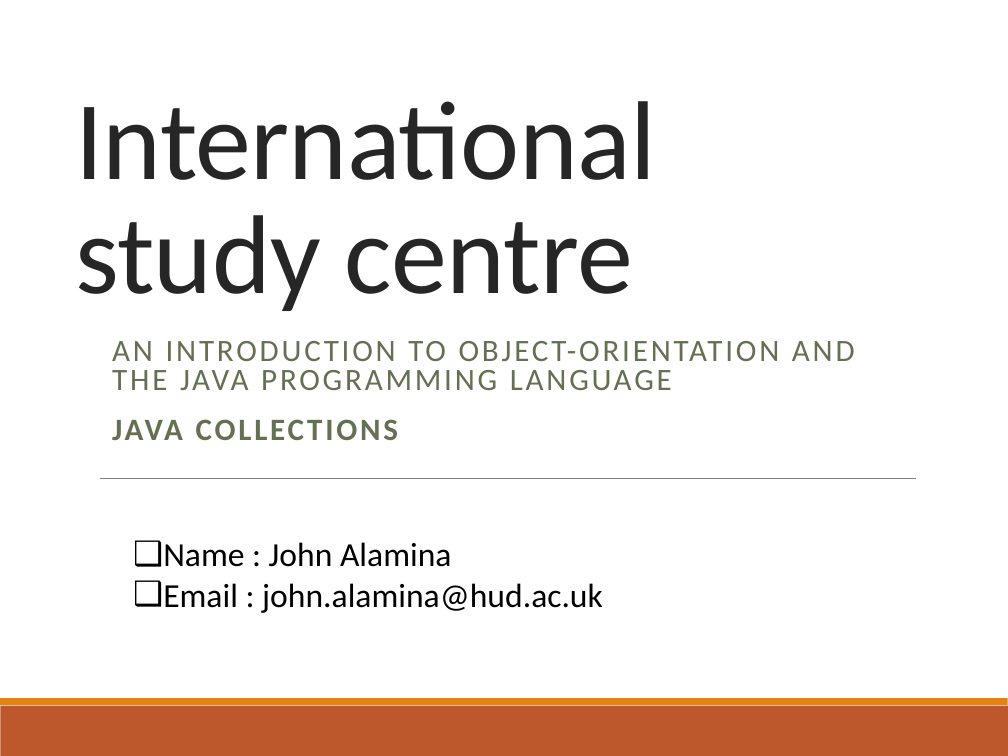
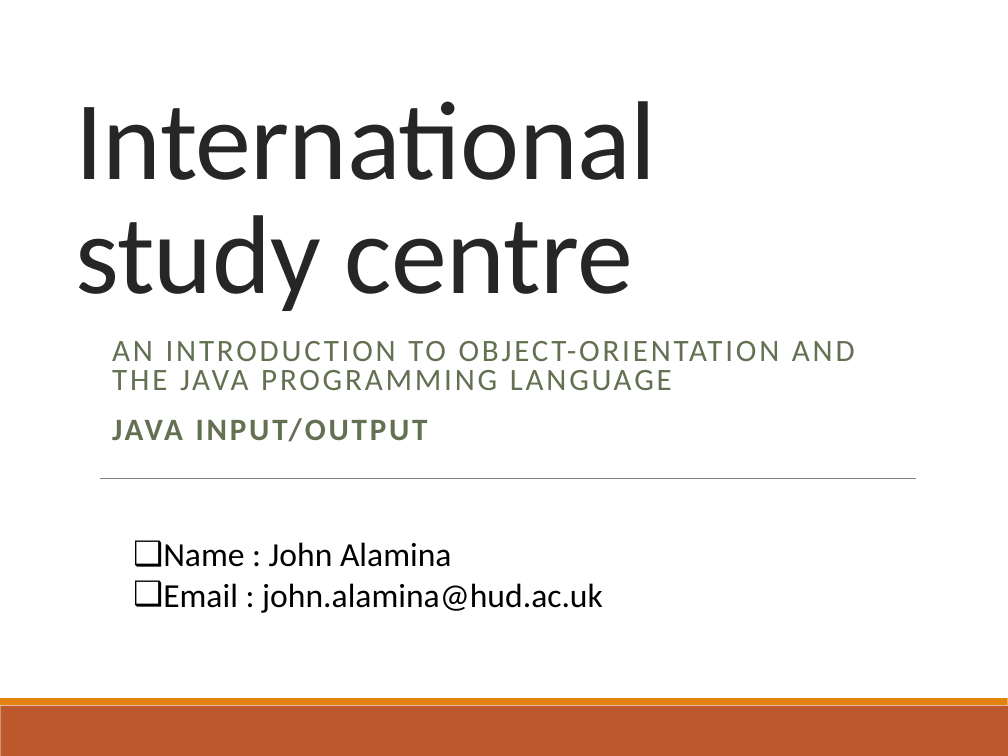
Before and after one commit to deeperj/dillinger, a slide deck: slide 1 of thesis/ukapp2/wqu_isc/sofware_design/Lesson 6 - Java.pptx. Drawn at 1008x756 pixels with LibreOffice and Linux fonts; fonts in the diff are those of the drawing. Boxes give left, top, right and bottom in pixels: in the first picture for what was removed or moved away, otherwise in the second. Text is boxed around its words. In the diff, an @@ line names an element or a change of style, - is before the commit and + after.

Commit message:
java05

```diff
--- a/thesis/ukapp2/wqu_isc/sofware_design/Lesson 6 - Java.pptx
+++ b/thesis/ukapp2/wqu_isc/sofware_design/Lesson 6 - Java.pptx
@@ subtitle at (x1=112, y1=418, x2=428, y2=442): text changed @@
-JAVA COLLECTIONS
+JAVA INPUT/OUTPUT
```
Also in this commit, not shown: 5 slides added, 1 slide removed, 5 other files.
